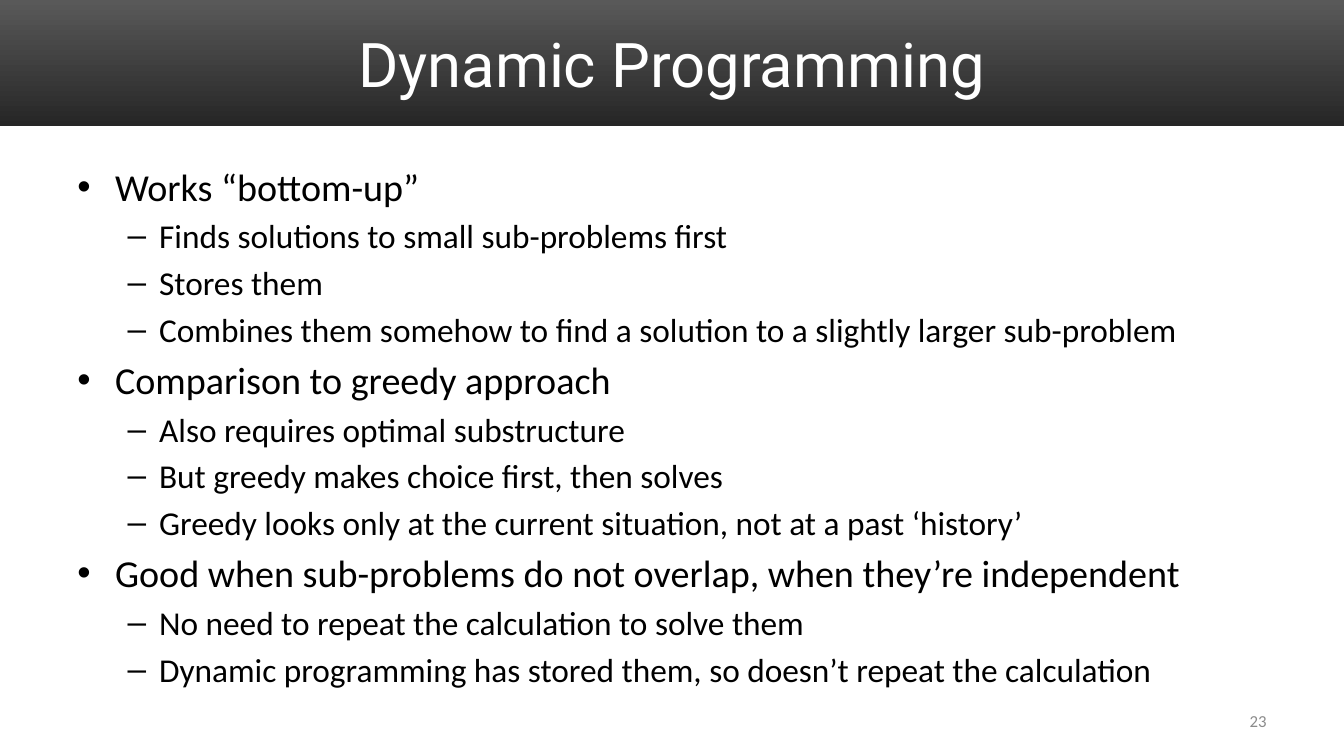
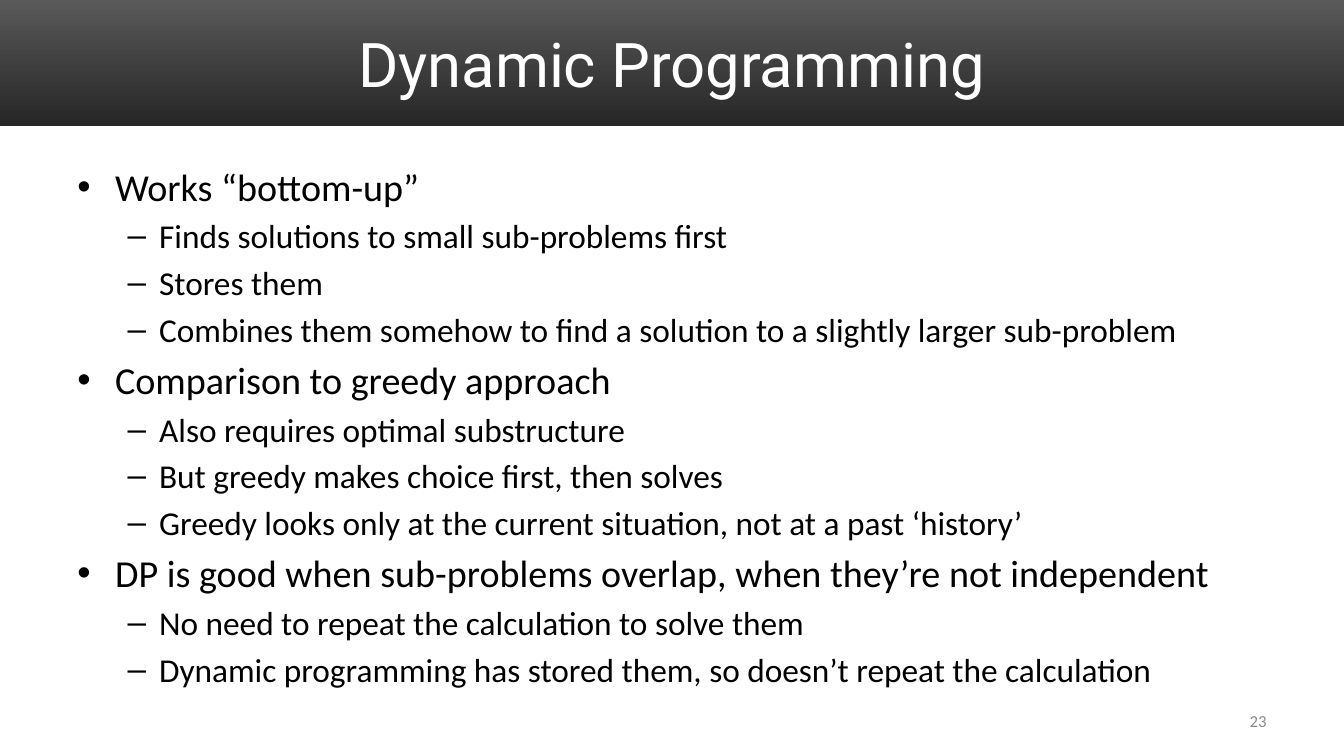
Before and after one commit to uva-cs/cs4102-f21, a slide deck: slide 23 of slides/DP_greedy_intro_part1.pptx. Drawn at 1344x756 pixels with LibreOffice and Linux fonts; fonts in the diff are those of the drawing. Boxes give left, top, right and bottom in pixels: in the first picture for what was removed or moved away, otherwise in the second. Text is boxed around its words. In the diff, an @@ line names an element or a change of style, - is before the commit and + after.

```diff
--- a/slides/DP_greedy_intro_part1.pptx
+++ b/slides/DP_greedy_intro_part1.pptx
@@ text at <box>115,560,1208,594</box>: text changed @@
-• Good when sub-problems do not overlap, when they’re independent
+• DP is good when sub-problems overlap, when they’re not independent
```
Also in this commit, not shown: 2 other slides changed, 1 other file.
